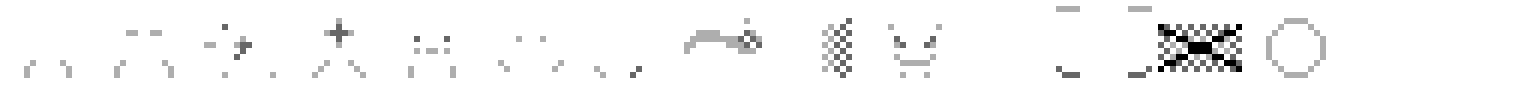
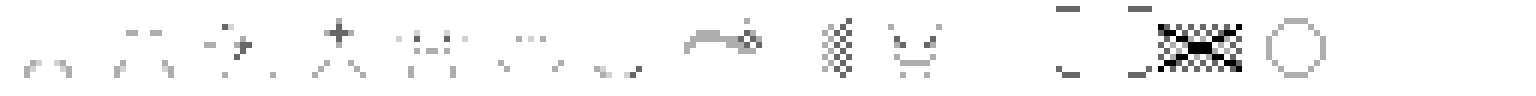
Layers edited between the first and the second w=1536, h=96 image:
painted on "misc" over (1056, 6, 1152, 12)
painted on "player" over (30, 24, 630, 78)
